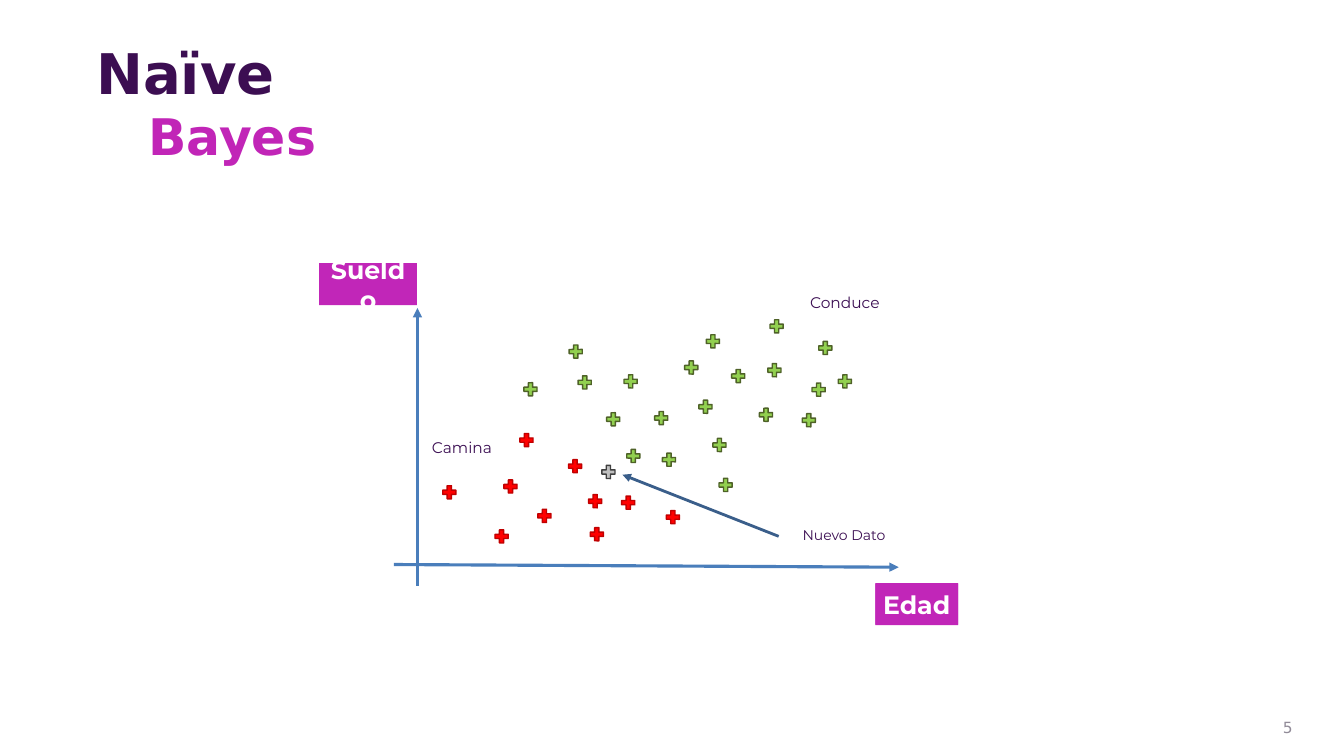
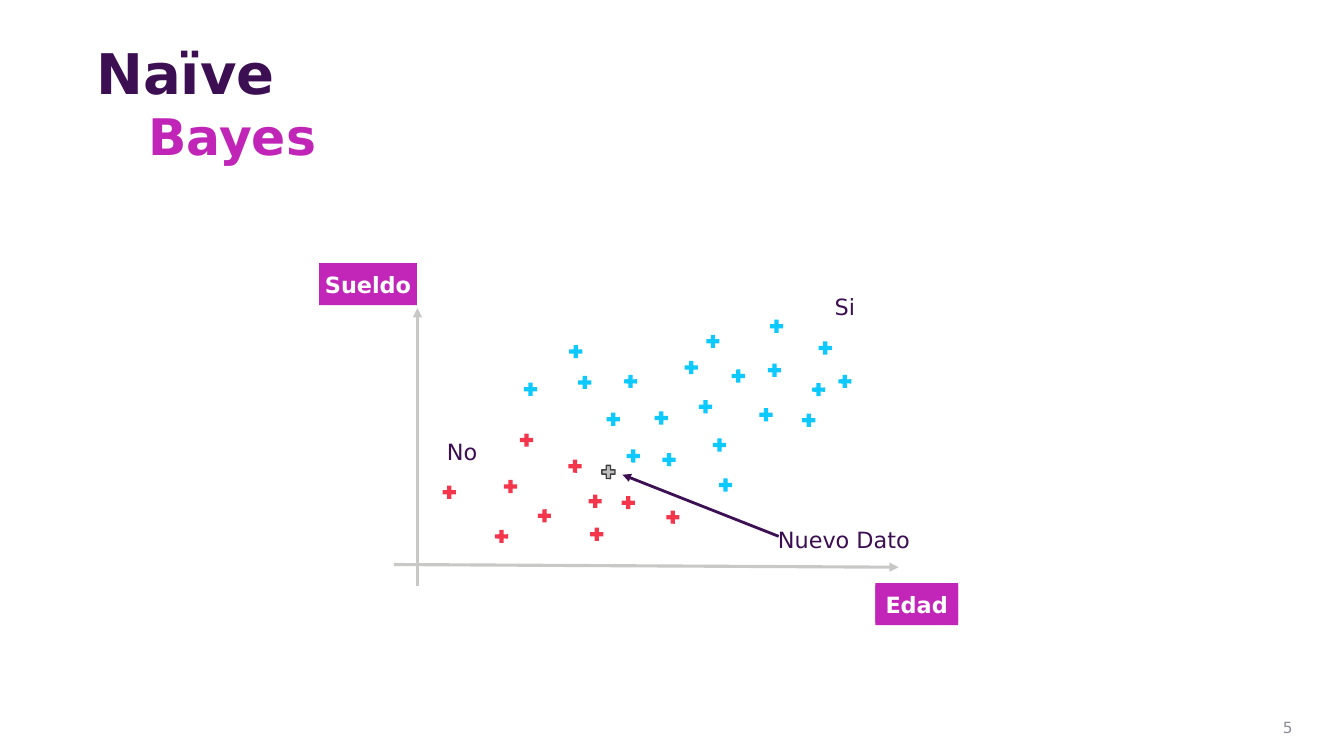
Before and after one commit to csameshiman/Axity_Curso_ML_2023, a slide deck: slide 5 of Diapositivas/Parte 03.Clasificación/03_03_Naive_Bayes.pptx. Drawn at 1344x756 pixels with LibreOffice and Linux fonts; fonts in the diff are those of the drawing; background and template pictures are left out. Boxes give left, top, right and bottom in pixels: in the first picture for what was removed or moved away, otherwise in the second. Text is boxed around its words. In the diff, an @@ line names an element or a change of style, - is before the commit and + after.

```diff
--- a/Diapositivas/Parte 03.Clasificación/03_03_Naive_Bayes.pptx
+++ b/Diapositivas/Parte 03.Clasificación/03_03_Naive_Bayes.pptx
@@ rectangle "Sueldo" at (320, 265, 417, 302): size 18 to 16 pt, font Montserrat to DejaVu Sans @@
@@ rectangle "Sueldo": place and size @@
-rectangle "Sueldo" at (320, 264, 417, 306)
+rectangle "Sueldo" at (320, 265, 417, 302)
@@ text at (835, 298, 855, 316): text changed; size 11 to 16 pt; font Montserrat to DejaVu Sans @@
-Conduce
+Si
@@ arrow (417, 586) - (417, 309): stroke #4A7EBB 2.25 pt to #C8C9C7 2.25 pt @@
@@ fill #92D050 to #0DC9FD; outline #4F6228 1 pt to none in 21 elements at (810, 381, 827, 398), (683, 358, 700, 376), (653, 410, 670, 427), (625, 447, 642, 464), (711, 436, 728, 453), (576, 374, 593, 391), (623, 373, 640, 390), (704, 333, 721, 350), (766, 361, 783, 379), (768, 318, 785, 335), (604, 411, 622, 428), (758, 406, 775, 423), (717, 476, 734, 494), (567, 343, 584, 360), (522, 381, 539, 398), (697, 398, 714, 415), (817, 339, 834, 356), (800, 412, 817, 429), (836, 373, 853, 390), (661, 451, 678, 468), (729, 368, 747, 385) @@
@@ text at (447, 443, 477, 461): text changed; size 11 to 16 pt; font Montserrat to DejaVu Sans @@
-Camina
+No
@@ arrow (779, 536) - (623, 475): stroke #3A5E8A 2 pt to #3C1053 2 pt @@
@@ fill #FF0000 to #F4364C; outline #C00000 1 pt to none in 10 elements at (441, 483, 458, 501), (502, 477, 519, 495), (620, 495, 637, 512), (566, 457, 583, 474), (518, 431, 535, 448), (664, 509, 681, 526), (536, 508, 553, 525), (586, 493, 603, 510), (494, 528, 511, 545), (588, 526, 605, 543) @@
@@ text "Nuevo Dato" at (778, 531, 909, 549): size 10 to 16 pt, font Montserrat to DejaVu Sans @@
@@ arrow (394, 565) - (899, 568): stroke #4A7EBB 2.25 pt to #C8C9C7 2.25 pt @@
@@ rectangle "Edad" at (875, 586, 958, 623): size 18 to 16 pt, font Montserrat to DejaVu Sans @@
```
Also in this commit, not shown: 14 other slides changed.
